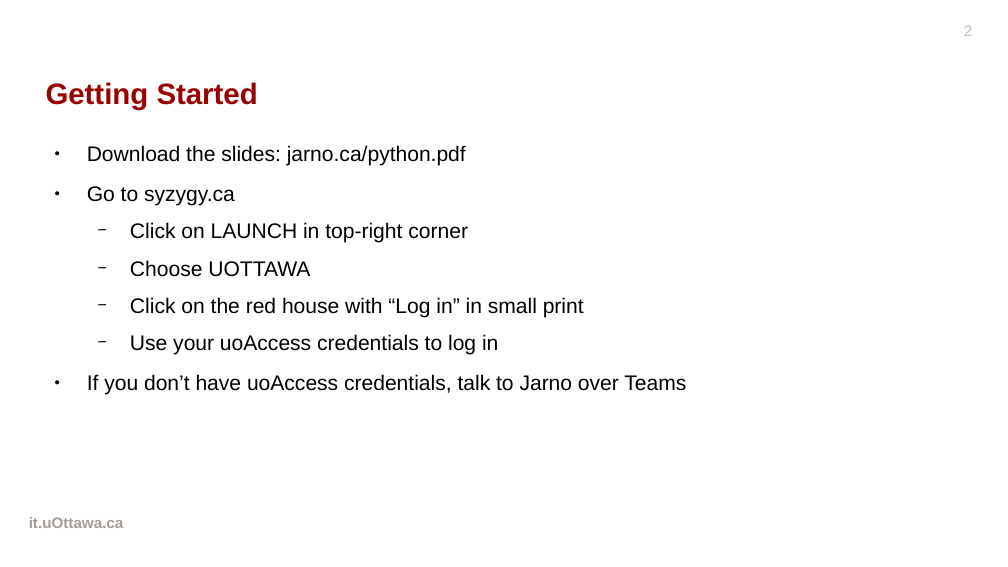
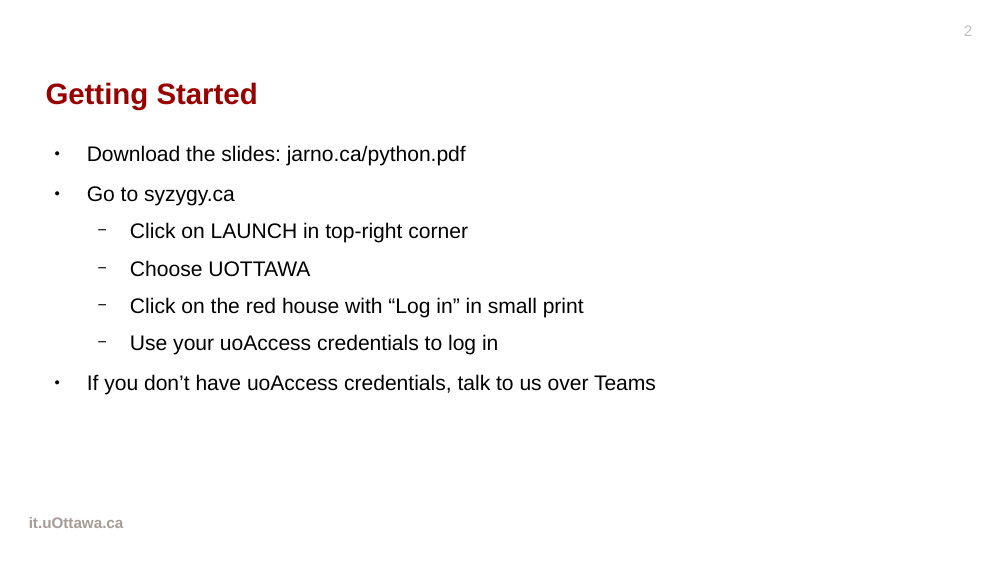
Before and after one commit to drjarno/python-workshop-2020-may, a slide deck: slide 2 of Slides.odp. Drawn at 1008x567 pixels with LibreOffice and Linux fonts; fonts in the diff are those of the drawing; background and template pictures are left out. Boxes give left, top, right and bottom in pixels: in the first picture for what was removed or moved away, otherwise in the second. Text is boxed around its words. In the diff, an @@ line names an element or a change of style, - is before the commit and + after.

Commit message:
Updated slides

```diff
--- a/Slides.odp
+++ b/Slides.odp
@@ text at <box>87,374,656,395</box>: text changed @@
-● If you don’t have uoAccess credentials, talk to Jarno over Teams
+● If you don’t have uoAccess credentials, talk to us over Teams
```
Also in this commit, not shown: 2 other slides changed.
